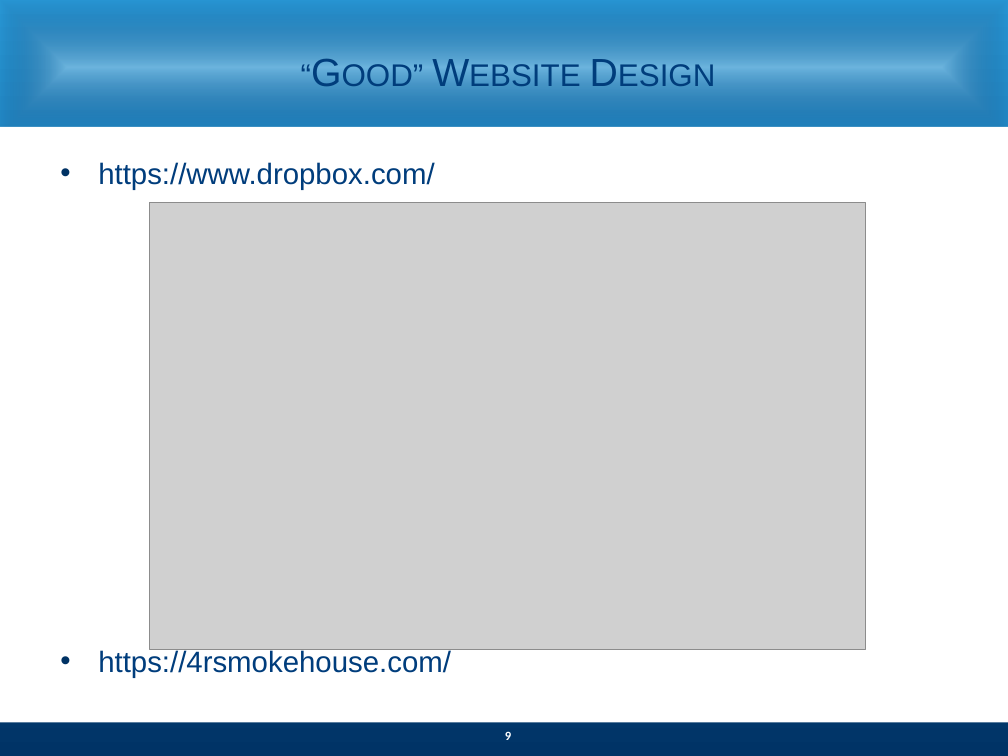
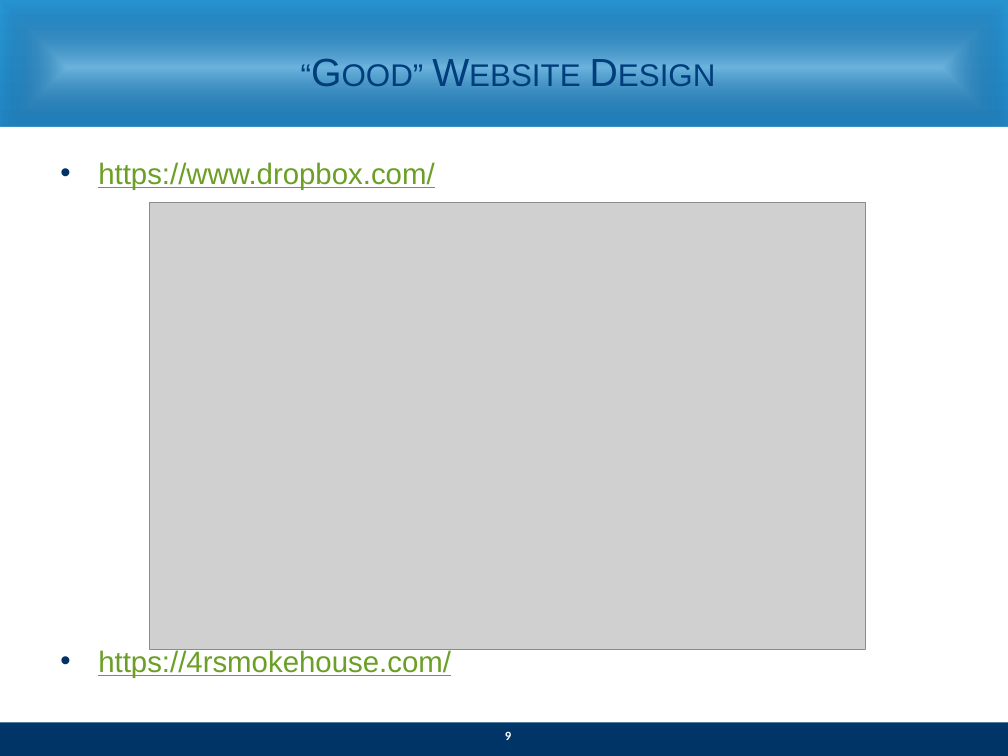
Before and after one commit to zithrandmir/sparkle, a slide deck: slide 9 of Extended Campuses/EC CSS HTML Presentation.pptx. Drawn at 1008x756 pixels with LibreOffice and Linux fonts; fonts in the diff are those of the drawing; grey boxes stand for pictures. Boxes give left, top, right and bottom in pixels: in the first picture for what was removed or moved away, otherwise in the second. Text is boxed around its words. In the diff, an @@ line names an element or a change of style, - is before the commit and + after.

```diff
--- a/Extended Campuses/EC CSS HTML Presentation.pptx
+++ b/Extended Campuses/EC CSS HTML Presentation.pptx
@@ text "https://www.dropbox.com/" at (98,162,451,678): text colour #003D7C to #6B9F25, underline on @@
```
Also in this commit, not shown: 1 other slide changed.
